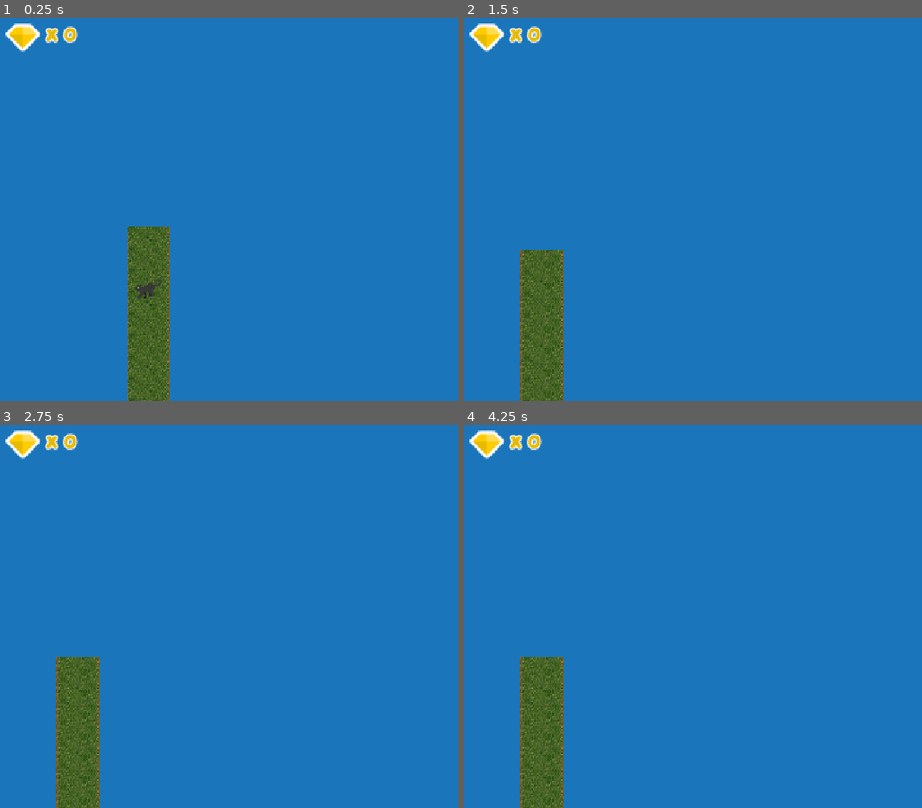
Above: before the commit, frames 1-4 (two rows, left to right).
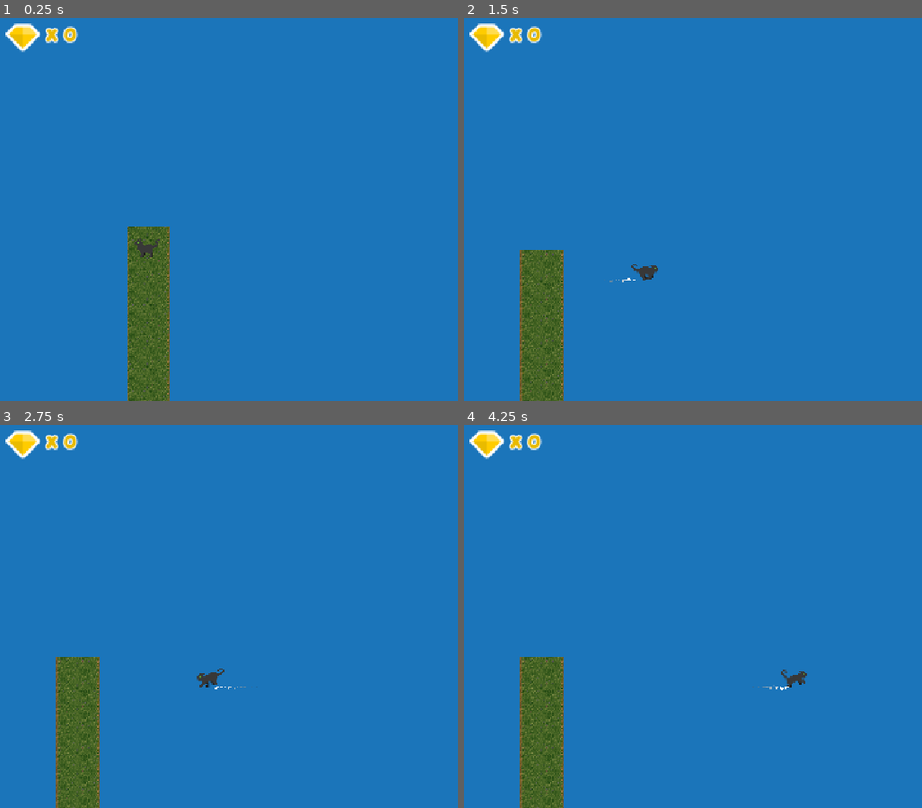
Above: after the commit, the same moments.

Repository: valfrom/Katalog
Game: Godot game, scene res://Scenes/Maps/Map_01.tscn
The game is run twice, just before and just after one commit, with the same random seed, the same clock (stepped at 60 frames per second) and the same inputs.
Inputs:
- Up to frame 1 (0.25 s): no input
- Up to frame 2 (1.5 s): hold Shift (Walk) 0.53-1.28 s; hold D (Right) from 0.53 s (still down); tap Space (Jump) at 0.77 s; tap Shift (Walk) at 1.35 s
- Up to frame 3 (2.75 s): tap Space (Jump) at 1.52 s; release D (Right) at 2.03 s; hold A (Left) from 2.03 s (still down); hold Shift (Walk) from 2.03 s (still down)
- Up to frame 4 (4.25 s): release A (Left) at 2.78 s; release Shift (Walk) at 2.78 s; hold D (Right) from 2.78 s (still down); tap Shift (Walk) at 2.85 s; tap Space (Jump) at 3.02, 3.77 s; hold Shift (Walk) from 3.53 s (still down)

The runs differ from the first frame. In frame 1, 0.2% of the frame differs, in the area x 29-36%, y 57-74%; in frame 2, 0.1%; in frame 3, 0.2%; in frame 4, 0.2%.

Commit message:
Add top-down player prefab for Map 01

Diff:
--- a/Scenes/Maps/Map_01.tscn
+++ b/Scenes/Maps/Map_01.tscn
@@ -1,6 +1,6 @@
 [gd_scene format=4 uid="uid://l7yes88exhc8"]
 
-[ext_resource type="PackedScene" uid="uid://w7m6tehvvy3g" path="res://Scenes/Prefabs/Player.tscn" id="1_je8nv"]
+[ext_resource type="PackedScene" uid="uid://12yssag0vuvj" path="res://Scenes/Prefabs/TopDownPlayer.tscn" id="1_je8nv"]
 [ext_resource type="Script" uid="uid://c2nubbagwtn3t" path="res://Scripts/Camera.gd" id="2_7p701"]
 [ext_resource type="TileSet" uid="uid://f0wwkyqj68gl" path="res://Assets/Tiles/Castle/Castle2.tres" id="3_2tkw3"]
 [ext_resource type="Script" uid="uid://dbrlmxldbxker" path="res://Scripts/GameManager.gd" id="4_445ie"]
--- /dev/null
+++ b/Scenes/Prefabs/TopDownPlayer.tscn
@@ -0,0 +1,77 @@
+[gd_scene load_steps=8 format=3 uid="uid://12yssag0vuvj"]
+
+[ext_resource type="Script" uid="uid://5ldx502qrwkw" path="res://Scripts/TopDownPlayer.gd" id="1_bqyoq"]
+[ext_resource type="SpriteFrames" uid="uid://5s1x5qjduyuv" path="res://Assets/Sprites/black_cat.tres" id="2_v1l4e"]
+[ext_resource type="Texture2D" uid="uid://dxp77wq60c2rr" path="res://Assets/Textures/CloudTexture.png" id="3_8vxmb"]
+
+[sub_resource type="CapsuleShape2D" id="CapsuleShape2D_n4sts"]
+radius = 11.0
+height = 68.0
+
+[sub_resource type="RectangleShape2D" id="RectangleShape2D_tvbjh"]
+size = Vector2(61, 56)
+
+[sub_resource type="Curve" id="Curve_m2jh0"]
+_data = [Vector2(0, 0), 0.0, 0.0, 0, 0, Vector2(0.246032, 1), 0.0, 0.0, 0, 0, Vector2(1, 0), 0.0, 0.0, 0, 0]
+point_count = 3
+
+[sub_resource type="Gradient" id="Gradient_3gc37"]
+offsets = PackedFloat32Array(0.25, 1)
+colors = PackedColorArray(1, 1, 1, 1, 0, 0, 0, 0)
+
+[node name="Player" type="CharacterBody2D" groups=["Player"]]
+script = ExtResource("1_bqyoq")
+
+[node name="AnimatedSprite2D" type="AnimatedSprite2D" parent="."]
+sprite_frames = ExtResource("2_v1l4e")
+animation = &"idle"
+
+[node name="CollisionShape2D" type="CollisionShape2D" parent="."]
+position = Vector2(3, -4)
+shape = SubResource("CapsuleShape2D_n4sts")
+
+[node name="Collision" type="Area2D" parent="."]
+
+[node name="CollisionShape2D" type="CollisionShape2D" parent="Collision"]
+position = Vector2(-1.5, 5)
+shape = SubResource("RectangleShape2D_tvbjh")
+
+[node name="ParticleTrails" type="CPUParticles2D" parent="."]
+position = Vector2(0, 32)
+emitting = false
+amount = 20
+texture = ExtResource("3_8vxmb")
+lifetime = 0.4
+speed_scale = 0.8
+emission_shape = 1
+emission_sphere_radius = 5.0
+direction = Vector2(0, 0)
+gravity = Vector2(0, 0)
+damping_min = 1.0
+damping_max = 1.0
+scale_amount_min = 0.05
+scale_amount_max = 0.15
+scale_amount_curve = SubResource("Curve_m2jh0")
+color_ramp = SubResource("Gradient_3gc37")
+
+[node name="DeathParticles" type="CPUParticles2D" parent="."]
+position = Vector2(-1, 15)
+emitting = false
+amount = 20
+lifetime = 0.6
+one_shot = true
+speed_scale = 1.2
+explosiveness = 1.0
+lifetime_randomness = 0.4
+emission_shape = 2
+emission_sphere_radius = 50.0
+direction = Vector2(0, 0)
+gravity = Vector2(0, 0)
+damping_min = 1.0
+damping_max = 1.0
+scale_amount_min = 15.0
+scale_amount_max = 30.0
+scale_amount_curve = SubResource("Curve_m2jh0")
+color_ramp = SubResource("Gradient_3gc37")
+
+[connection signal="body_entered" from="Collision" to="." method="_on_collision_body_entered"]
--- /dev/null
+++ b/Scripts/TopDownPlayer.gd
@@ -0,0 +1,62 @@
+extends CharacterBody2D
+
+@export_category("Player Properties")
+@export var move_speed: float = 180.0
+@export var acceleration: float = 900.0
+@export var deceleration: float = 1100.0
+
+@onready var player_sprite: AnimatedSprite2D = $AnimatedSprite2D
+@onready var spawn_point: Marker2D = %SpawnPoint
+@onready var particle_trails: CPUParticles2D = $ParticleTrails
+@onready var death_particles: CPUParticles2D = $DeathParticles
+@onready var original_scale: Vector2 = self.scale
+
+func _ready() -> void:
+        randomize()
+        global_position = spawn_point.global_position
+
+func _physics_process(delta: float) -> void:
+        var input_dir := Input.get_vector("Left", "Right", "Up", "Down")
+        var target_velocity := input_dir.normalized() * move_speed
+        var accel := acceleration if input_dir != Vector2.ZERO else deceleration
+        velocity = velocity.move_toward(target_velocity, accel * delta)
+        move_and_slide()
+        _update_animation()
+        _flip_player()
+
+func _update_animation() -> void:
+        var speed := velocity.length()
+        var moving := speed > 5.0
+        particle_trails.emitting = moving
+        if moving:
+                player_sprite.play("run")
+        else:
+                player_sprite.play("idle")
+
+func _flip_player() -> void:
+        if velocity.x < -1.0:
+                player_sprite.flip_h = false
+        elif velocity.x > 1.0:
+                player_sprite.flip_h = true
+
+func death_tween() -> void:
+        var tween = create_tween()
+        tween.tween_property(self, "scale", Vector2.ZERO, 0.15)
+        await tween.finished
+        global_position = spawn_point.global_position
+        await get_tree().create_timer(0.3).timeout
+        AudioManager.respawn_sfx.play()
+        respawn_tween()
+
+func respawn_tween() -> void:
+        global_position = spawn_point.global_position
+        var tween = create_tween()
+        tween.stop()
+        tween.play()
+        tween.tween_property(self, "scale", original_scale, 0.15)
+
+func _on_collision_body_entered(_body) -> void:
+        if _body.is_in_group("Traps"):
+                AudioManager.death_sfx.play()
+                death_particles.emitting = true
+                death_tween()
